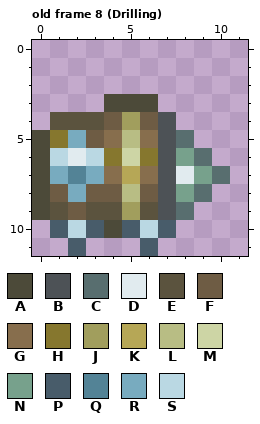
Pixel-art file, stored at Assets/Sprites/Characters/Drill.aseprite. This is how it looked before the edit.
12x12 pixels, 11 frames. Shown: old frame 8 (Drilling). The commit also changed other frames, which this record leaves out.
Palette (. is transparent): A #4c4a39  B #4d5256  C #586e6f  D #e1ebef  E #5b533e  F #6e5c44  G #876e4d  H #86772e  J #a19e5d  K #b6a756  L #b8bd84  M #cdd5a5  N #77a18c  P #485c6a  Q #538396  R #78abbf  S #bad8e3
Pixels before, old frame 8 (Drilling), first column x 0:
 3 ....AAA....
 4 .EEEFJFB...
 5 AHRFGLGBC..
 6 ASDSHMHBNC.
 7 ARQRGKGBDNC
 8 AFRFFLFBNC.
 9 AEFEEJEBC..
10 .PSPAPSP...
11 ..P...P....
The same view after the edit:
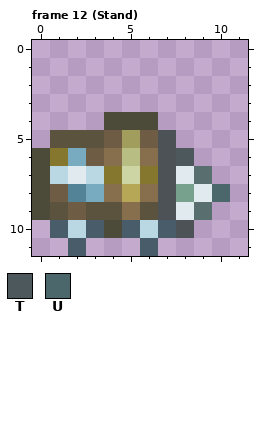
Colours new in this view: T #4d585c  U #4b676c
A new or re-ordered frame is compared with the old frame closest to it.
Commit message: Drill sprite updates / removing old smoke burst
Edits made:
frames 11 -> 15
Changed rows in their new state; - is an unchanged pixel.
Frame 12 (Stand) is new; against old frame 8 (Drilling):
first column x 0:
 3 ----...----
 4 -...AAA.---
 5 .EEEFJF-.--
 6 -HRFGLG-T.-
 7 -SDSHMH--C.
 8 --QRGKG--DU
 9 -----G--DC-
10 --------B--
